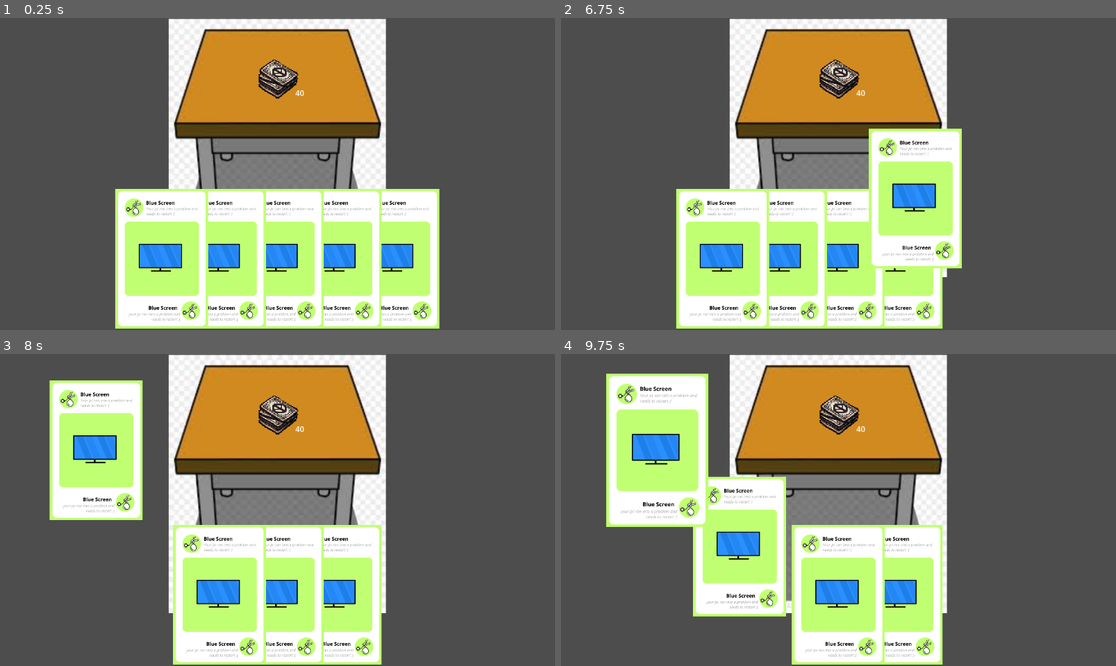
Above: before the commit, frames 1-4 (two rows, left to right).
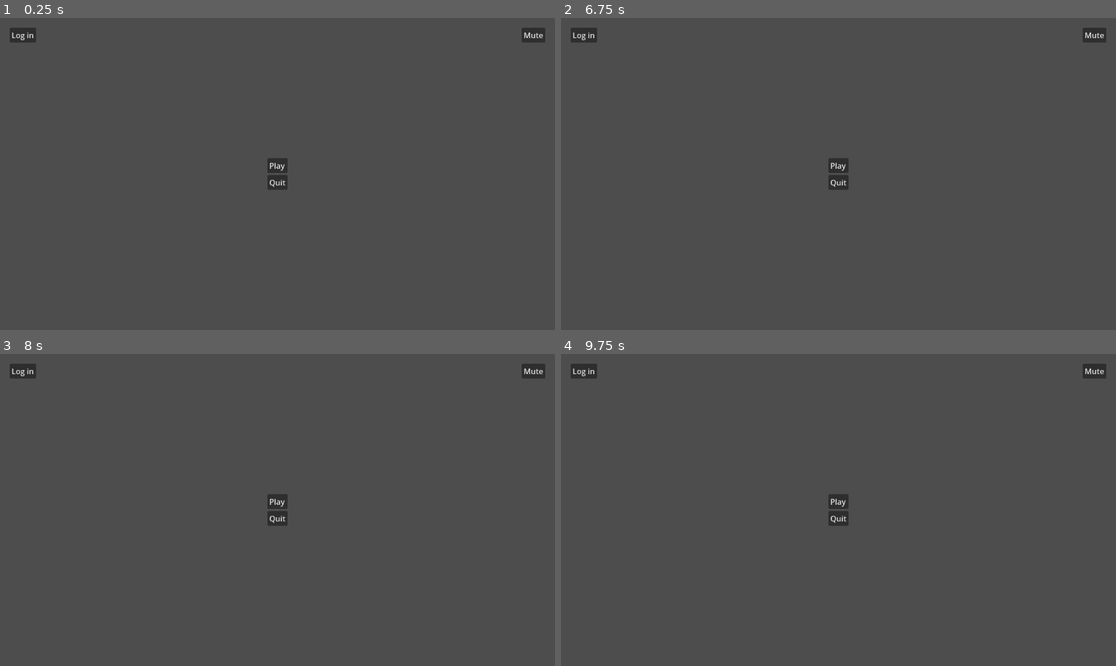
Above: after the commit, the same moments.

Repository: Thijs987/pse_onlycode
Game: Godot game, scene res://start_menu.tscn
Two runs of this game, one before a commit and one after it. Both use one fixed random seed, a clock stepped at 60 frames per second and the inputs below. Before the commit the project starts from res://main.tscn.
Inputs (mouse positions are in pixels of both pictures, inside the frame that each line leads up to):
- Up to frame 1 (0.25 s): no input
- Up to frame 2 (6.75 s): click (1093, 33) at 0.5 s, where only the run after the commit has a clickable "Mute"; click (1088, 33) at 1.25 s, where only the run after the commit has a clickable "Unmute"; click (583, 33) at 2 s, where only the run after the commit has a clickable "Log in"; click (838, 164) at 2.75 s, where only the run after the commit has a clickable "Play"; click (838, 164) at 3.5 s, where only the run after the commit has a clickable "Play"; click (583, 33) at 4.25 s, where only the run after the commit has a clickable "Log in"; click (838, 164) at 5 s, where only the run after the commit has a clickable "Play"; click (583, 33) at 5.75 s, where only the run after the commit has a clickable "Log in"; tap Enter at 6.5 s; drag from (955, 258) to (838, 77) at 6.52 s
- Up to frame 3 (8 s): drag from (366, 594) to (277, 413) at 7.27 s
- Up to frame 4 (9.75 s): move the mouse to (894, 594) at 8.02 s; click (894, 594) at 8.17 s; tap Space at 8.75 s; drag from (838, 594) to (655, 450) at 8.77 s; drag from (783, 594) to (655, 450) at 9.52 s

The runs differ from the first frame. In frame 1, 47% of the frame differs, in the area x 1-99%, y 0-100%; in frame 2, 44%; in frame 3, 46%; in frame 4, 49%.
Error before the commit: Invalid access to property or key 'lobbyId' on a base object of type 'Nil'. (res://gschttp.gd:69)

Commit message:
Frontend Menu screen with play, quit, login, sound buttons

Diff:
--- a/Frontend/project.godot
+++ b/Frontend/project.godot
@@ -11,7 +11,7 @@
 [application]
 
 config/name="Frontend"
-run/main_scene="uid://qekpyka670e2"
+run/main_scene="uid://ctined7qq8dh2"
 config/features=PackedStringArray("4.6", "Forward Plus")
 config/icon="res://icon.svg"
 
--- /dev/null
+++ b/Frontend/start_menu.gd
@@ -0,0 +1,61 @@
+extends Control
+
+# UI elements
+@onready var login_button: Button = $TopLeftContainer/LoginLayout/LoginButton
+@onready var welcome_label: Label = $TopLeftContainer/LoginLayout/WelcomeLabel
+@onready var mute_button: Button = $TopRightContainer/HBoxContainer/MuteButton
+
+# Temp for testing
+var is_logged_in: bool = false
+var is_muted: bool = false
+
+# Called when the node enters the scene tree for the first time.
+func _ready() -> void:
+	login_button.pressed.connect(_on_login_pressed)
+	mute_button.pressed.connect(_on_mute_pressed)
+
+	check_login_status()
+
+# Called every frame. 'delta' is the elapsed time since the previous frame.
+func _process(delta: float) -> void:
+	pass
+
+# Play button (Not yet with the right path!!!)
+func _on_play_button_pressed() -> void:
+	# Need to change this to real lobby page location
+	get_tree().change_scene_to_file("res://Lobby.tscn")
+
+# Quit button
+func _on_quit_button_pressed() -> void:
+	get_tree().quit()
+
+# Login check and visibility of the button
+func check_login_status() -> void:
+	if is_logged_in:
+		login_button.visible = false
+		welcome_label.text = "Welcome [Name]"
+		welcome_label.visible = true
+	else:
+		login_button.visible = true
+		welcome_label.visible = false
+
+# Button to login page (Not yet with the right path!!!)
+func _on_login_pressed() -> void:
+	# Need to change this to real login page location
+	get_tree().change_scene_to_file("res://login_page.tscn")
+
+	# Test to check logic
+	# is_logged_in = true
+	# check_login_status()
+
+# Mute function
+func _on_mute_pressed() -> void:
+	is_muted = !is_muted
+
+	var master_bus_index = AudioServer.get_bus_index("Master")
+	AudioServer.set_bus_mute(master_bus_index, is_muted)
+
+	if is_muted:
+		mute_button.text = "Unmute"
+	else:
+		mute_button.text = "Mute"
--- /dev/null
+++ b/Frontend/start_menu.tscn
@@ -0,0 +1,78 @@
+[gd_scene format=3 uid="uid://ctined7qq8dh2"]
+
+[ext_resource type="Script" uid="uid://64li53p86thf" path="res://start_menu.gd" id="1_jwbto"]
+
+[node name="StartMenu" type="Control" unique_id=1398326018]
+layout_mode = 3
+anchors_preset = 15
+anchor_right = 1.0
+anchor_bottom = 1.0
+grow_horizontal = 2
+grow_vertical = 2
+size_flags_horizontal = 4
+size_flags_vertical = 4
+script = ExtResource("1_jwbto")
+
+[node name="CenterContainer" type="CenterContainer" parent="." unique_id=100660158]
+layout_mode = 1
+anchors_preset = 8
+anchor_left = 0.5
+anchor_top = 0.5
+anchor_right = 0.5
+anchor_bottom = 0.5
+offset_left = -21.0
+offset_top = -33.0
+offset_right = 21.0
+offset_bottom = 33.0
+grow_horizontal = 2
+grow_vertical = 2
+
+[node name="MainMenuButtons" type="VBoxContainer" parent="CenterContainer" unique_id=1260967005]
+layout_mode = 2
+
+[node name="PlayButton" type="Button" parent="CenterContainer/MainMenuButtons" unique_id=524639565]
+layout_mode = 2
+text = "Play"
+
+[node name="QuitButton" type="Button" parent="CenterContainer/MainMenuButtons" unique_id=1923007763]
+layout_mode = 2
+text = "Quit"
+
+[node name="TopRightContainer" type="MarginContainer" parent="." unique_id=1005440339]
+layout_mode = 1
+anchors_preset = 1
+anchor_left = 1.0
+anchor_right = 1.0
+offset_left = -44.0
+offset_bottom = 40.0
+grow_horizontal = 0
+theme_override_constants/margin_top = 20
+theme_override_constants/margin_right = 20
+
+[node name="HBoxContainer" type="HBoxContainer" parent="TopRightContainer" unique_id=2090880296]
+layout_mode = 2
+
+[node name="MuteButton" type="Button" parent="TopRightContainer/HBoxContainer" unique_id=2100532035]
+layout_mode = 2
+text = "Mute"
+
+[node name="TopLeftContainer" type="MarginContainer" parent="." unique_id=1055664539]
+layout_mode = 1
+offset_right = 60.0
+offset_bottom = 40.0
+theme_override_constants/margin_left = 20
+theme_override_constants/margin_top = 20
+
+[node name="LoginLayout" type="HBoxContainer" parent="TopLeftContainer" unique_id=1880022308]
+layout_mode = 2
+
+[node name="LoginButton" type="Button" parent="TopLeftContainer/LoginLayout" unique_id=1524910691]
+layout_mode = 2
+text = "Log in"
+
+[node name="WelcomeLabel" type="Label" parent="TopLeftContainer/LoginLayout" unique_id=830985289]
+layout_mode = 2
+
+[connection signal="pressed" from="CenterContainer/MainMenuButtons/PlayButton" to="." method="_on_play_button_pressed"]
+[connection signal="pressed" from="CenterContainer/MainMenuButtons/QuitButton" to="." method="_on_quit_button_pressed"]
+[connection signal="pressed" from="TopRightContainer/HBoxContainer/MuteButton" to="." method="_on_mute_button_pressed"]
Not shown, added: Frontend/start_menu.gd.uid
